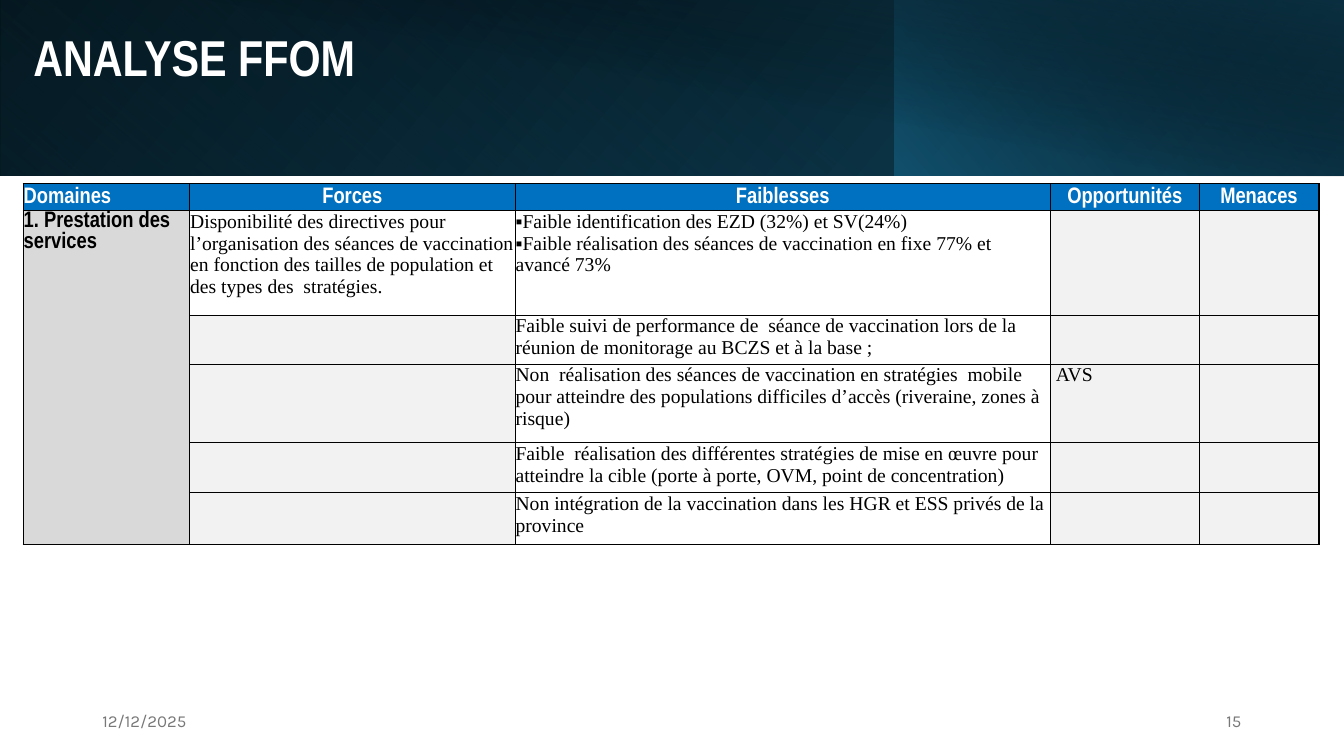
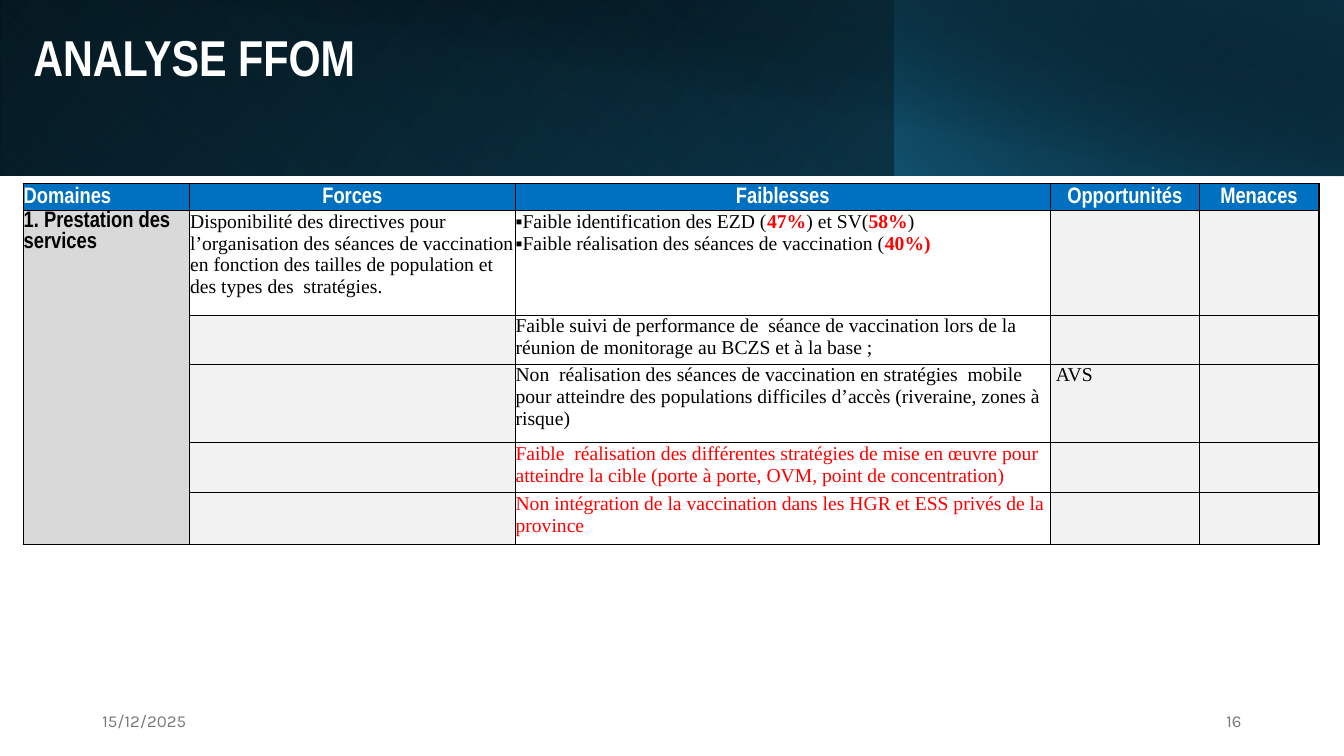
Before and after one commit to WHO-IST-CA/revue_annuelle, a slide deck: slide 16 of docs/epi/presentations/j2/MCP_Provinces_TSHOPO_revue annuelle 2025 ok_PEV_VF. 11 12 2025.pptx (slide 15 before the commit). Drawn at 1344x756 pixels with LibreOffice and Linux fonts; fonts in the diff are those of the drawing. Boxes give left, top, right and bottom in pixels: in the first picture for what was removed or moved away, otherwise in the second. Text is boxed around its words. In the diff, an @@ line names an element or a change of style, - is before the commit and + after.

```diff
--- a/docs/epi/presentations/j2/MCP_Provinces_TSHOPO_revue annuelle 2025 ok_PEV_VF. 11 12 2025.pptx
+++ b/docs/epi/presentations/j2/MCP_Provinces_TSHOPO_revue annuelle 2025 ok_PEV_VF. 11 12 2025.pptx
@@ table at <box>23,184,1319,545</box> @@
-row 2, column 3: Faible identification des EZD (32%) et SV(24%) / Faible réalisation des séances de vaccination en fixe 77% et avancé 73%
+row 2, column 3: Faible identification des EZD (47%) et SV(58%) / Faible réalisation des séances de vaccination (40%)
@@ text colour #000000 to #FF0000 in "Faible réalisation des différentes stratégies de mise ...", "Non intégration de la vaccination dans les ..." @@
@@ text at <box>102,715,186,728</box>: text changed @@
-12/12/2025
+15/12/2025
@@ page number at <box>1226,716,1241,727</box>: text changed @@
-15
+16
```
Also in this commit, not shown: 7 other slides changed, 1 slide added, 49 other files.
